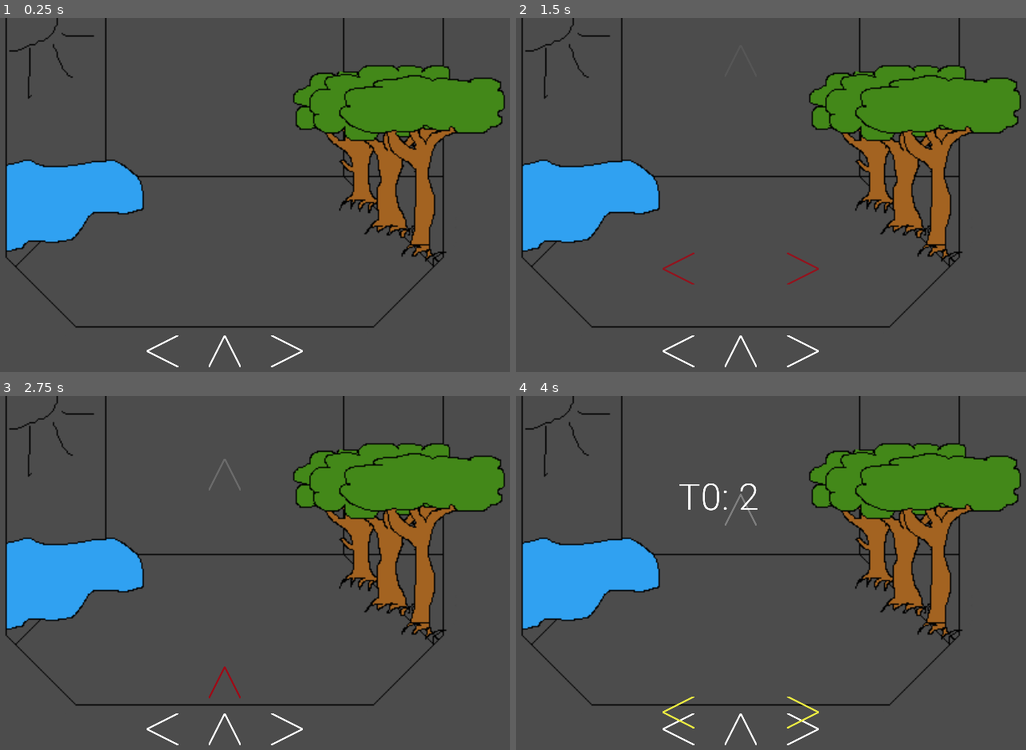
Above: before the commit, frames 1-4 (two rows, left to right).
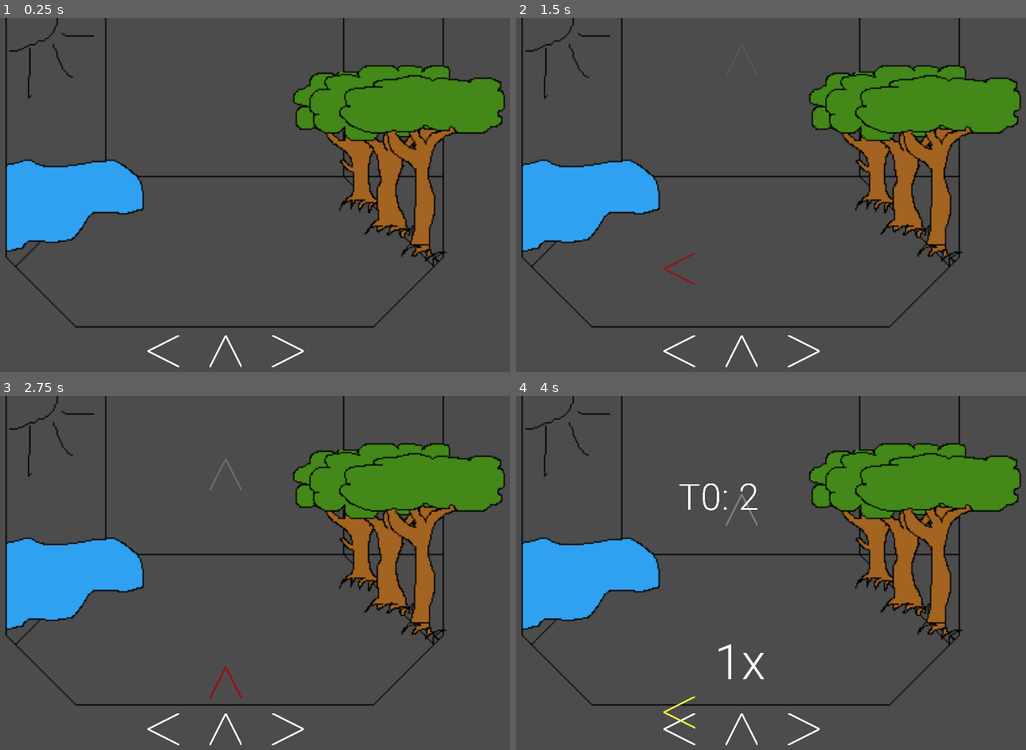
Above: after the commit, the same moments.

Repository: Sntx626/GameJam5
Game: Godot game, scene res://Scenes/MainScene.tscn
Same seed, same stepped clock (60 frames per second), same inputs: the game is played once before the commit and once after it.
Inputs:
- Up to frame 1 (0.25 s): no input
- Up to frame 2 (1.5 s): tap Enter at 0.5 s; hold Right (A_right) 0.53-1.28 s; hold Left (A_left) from 1.28 s (still down)
- Up to frame 3 (2.75 s): release Left (A_left) at 2.03 s; hold Right (A_right) from 2.03 s (still down)
- Up to frame 4 (4 s): release Right (A_right) at 2.78 s; hold Up (A_up) 2.78-3.53 s; hold Left (A_left) from 3.53 s (still down)

The runs differ from the first frame. In frame 1, 0.2% of the frame differs, in the area x 28-60%, y 89-99%; in frame 2, 0.3%; in frame 3, 0.3%; in frame 4, 0.6%, in the area x 28-60%, y 27-99%.

Commit message:
Changed Things

Diff:
--- a/Scenes/MainScene.gd
+++ b/Scenes/MainScene.gd
@@ -4,9 +4,11 @@
 var points = 0
 
 var klicker = null
-var audio_stream = null
-
-
+var song_audio_stream = [];
+var main_instrument_audio_stream;
 func _ready():
 	klicker = $Klicker
-	audio_stream = $AudioStreamPlayer
+	song_audio_stream.append($AudioStreamPlayer)
+func hitNode():
+	print("Test")
+	pass;
--- a/Scenes/UI.gd
+++ b/Scenes/UI.gd
@@ -1,7 +1,7 @@
 extends Node2D
-var templateUp =    ". . .   "
-var templateRight = "      . "
-var templateLeft =  "      . "
+var templateUp =    ". . .   . . .   "
+var templateRight = " .              "
+var templateLeft =  "      .       . "
 
 var bpm = 208;
 var showTimeBeat = 3;
@@ -15,11 +15,22 @@
 
 var template = load("res://Scenes/TemplateGhostArrow.tscn");
 func _ready():
+	updateCombo(0);
 	pass
 var points = 0;
 
 var timeCollapsed = 0;
 var tick = 0;
+
+var combo = 0;
+
+func updateCombo(newValue):
+	combo = newValue
+	$UI/ComboLabel.text = str(newValue) + 'x';
+	if (newValue == 0):
+		$UI/ComboLabel.visible = false;
+	else:
+		$UI/ComboLabel.visible = true;
 
 func addArrow(parent, list):
 		var instance = template.instance();
@@ -37,7 +48,12 @@
 	if (row.size() > 0):
 		var points = row[0].getStagePoints();
 		if (not points == -1):
-			get_parent().klicker.add_to_currency(0,row[0].getStagePoints())
+			get_parent().klicker.add_to_currency(0,points)
+			if (points > 0):
+				updateCombo(combo + 1)
+				get_parent().hitNode();
+			else:
+				updateCombo(0)
 			#get_parent().get_child(2).add_to_currency(0,row[0].getStagePoints())
 			remove_child(row[0]);
 			row.remove(0);
@@ -45,6 +61,7 @@
 func clearRowFromStopped(row):
 	while (row.size() > 0 && row[0].get("stopped") == true):
 		remove_child(row[0])
+		updateCombo(0)
 		row.remove(0)
 
 
@@ -67,9 +84,10 @@
 			addArrow($UI/ArrowRight, arrow_right_list);
 		if (templateLeft[(tick+showTimeBeat)%templateUp.length()] == '.'):
 			addArrow($UI/ArrowLeft, arrow_left_list);
-		var audio_stream = get_parent().get("audio_stream");
-		if (not audio_stream.playing):
-			audio_stream.play(0)
+		var song_audio_stream = get_parent().get("song_audio_stream");
+		for audio_stream in song_audio_stream:
+			if (not audio_stream.playing):
+				audio_stream.play(0)
 	clearRowFromStopped(arrow_up_list)
 	clearRowFromStopped(arrow_left_list)
 	clearRowFromStopped(arrow_right_list)
--- a/Scenes/UI.tscn
+++ b/Scenes/UI.tscn
@@ -1,7 +1,14 @@
-[gd_scene load_steps=3 format=2]
+[gd_scene load_steps=5 format=2]
 
 [ext_resource path="res://Assets/TestTextures/ArrowTop.png" type="Texture" id=1]
 [ext_resource path="res://Scenes/UI.gd" type="Script" id=2]
+
+[sub_resource type="DynamicFontData" id=1]
+font_path = "res://Fonts/Roboto-Light.ttf"
+
+[sub_resource type="DynamicFont" id=2]
+size = 40
+font_data = SubResource( 1 )
 
 [node name="Node2D" type="Node2D"]
 script = ExtResource( 2 )
@@ -10,18 +17,32 @@
 layer = -5
 
 [node name="ArrowLeft" type="Sprite" parent="UI"]
-position = Vector2( 206, 268 )
+position = Vector2( 206.843, 268 )
 rotation = -1.5708
 scale = Vector2( 0.2, 0.2 )
 texture = ExtResource( 1 )
 
 [node name="ArrowRight" type="Sprite" parent="UI"]
-position = Vector2( 306, 268 )
+position = Vector2( 306.843, 268 )
 rotation = 1.5708
 scale = Vector2( 0.2, 0.2 )
 texture = ExtResource( 1 )
 
 [node name="ArrowTop" type="Sprite" parent="UI"]
-position = Vector2( 256, 268 )
+position = Vector2( 256.843, 268 )
 scale = Vector2( 0.2, 0.2 )
 texture = ExtResource( 1 )
+
+[node name="ComboLabel" type="Label" parent="UI"]
+margin_left = 204.5
+margin_top = 185.5
+margin_right = 305.5
+margin_bottom = 242.5
+size_flags_vertical = 5
+custom_fonts/font = SubResource( 2 )
+text = "Test"
+align = 1
+valign = 1
+__meta__ = {
+"_edit_use_anchors_": false
+}
